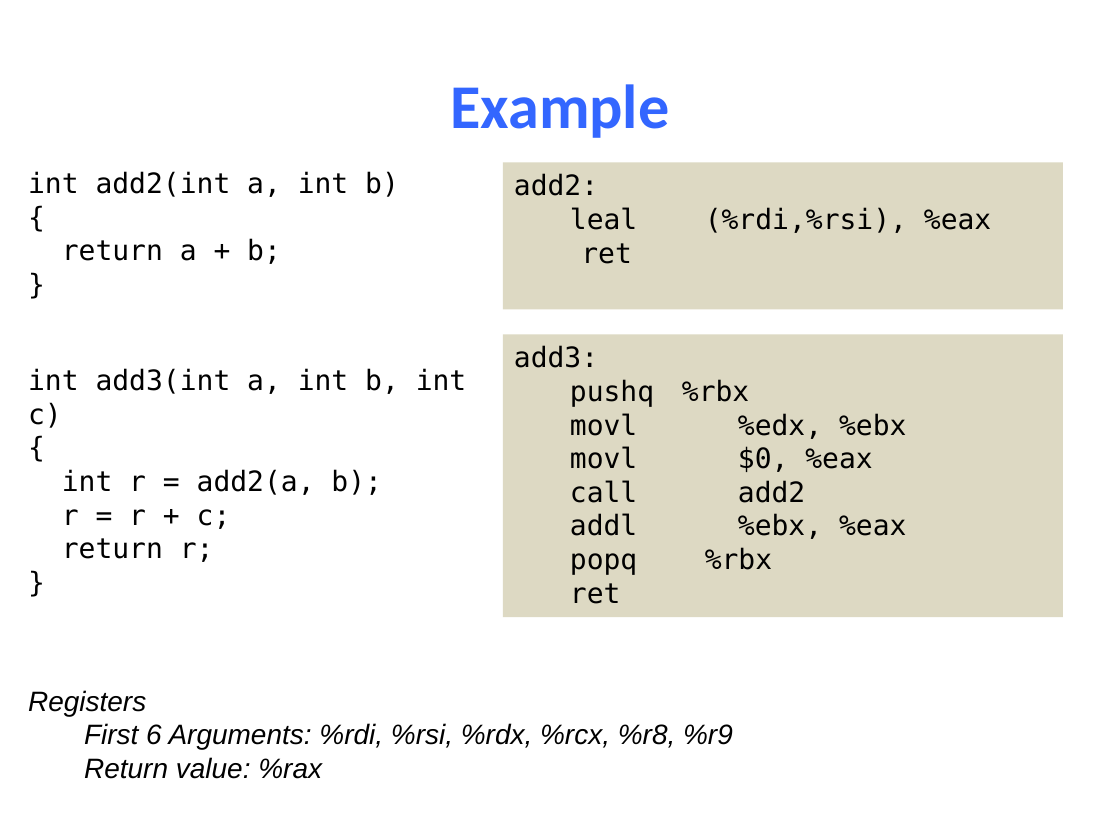
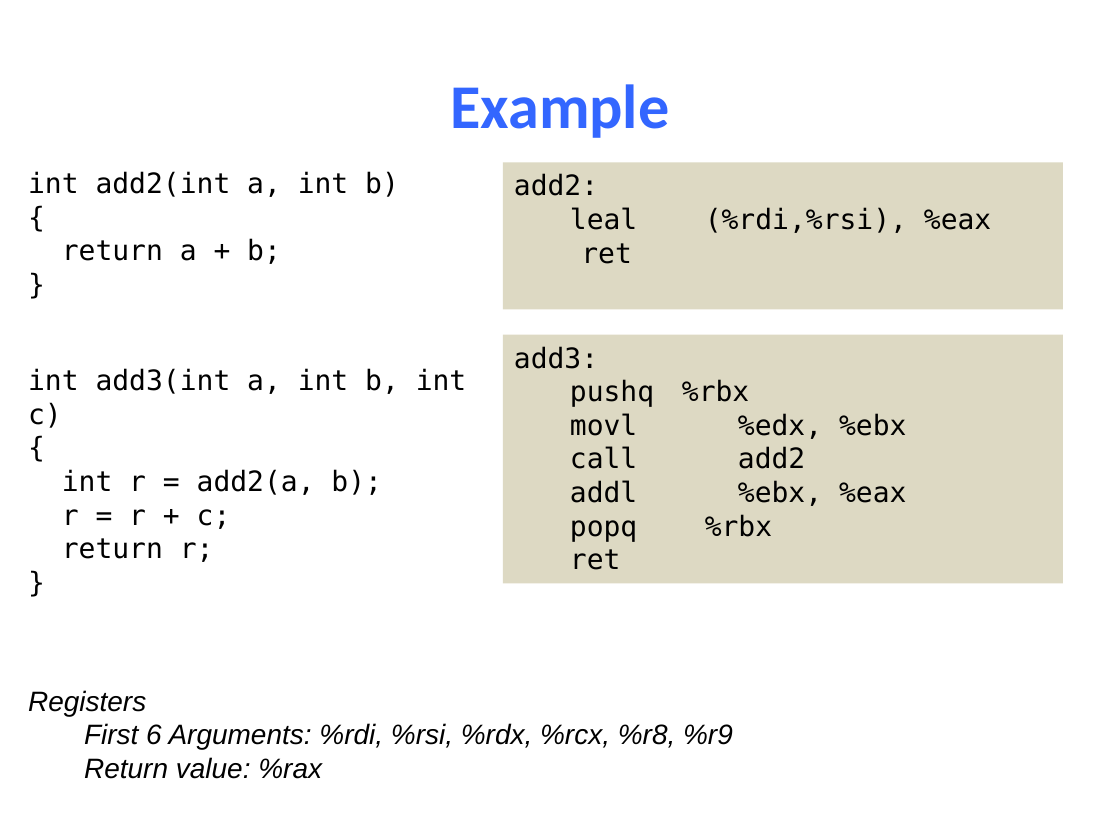
Before and after one commit to NYU-CSO/nyu-cso.github.io, a slide deck: slide 39 of notes/10-Machine_Procedure.pptx. Drawn at 1120x840 pixels with LibreOffice and Linux fonts; fonts in the diff are those of the drawing. Boxes give left, top, right and bottom in pixels: in the first picture for what was removed or moved away, otherwise in the second. Text is boxed around its words. In the diff, an @@ line names an element or a change of style, - is before the commit and + after.

```diff
--- a/notes/10-Machine_Procedure.pptx
+++ b/notes/10-Machine_Procedure.pptx
@@ rectangle "add3:": place and size @@
-rectangle "add3:" at (503, 335, 1063, 617)
+rectangle "add3:" at (503, 335, 1063, 584)
@@ text in rectangle at (570, 446, 872, 472): paragraph removed @@
-movl $0, %eax
```
Also in this commit, not shown: 6 other slides changed, 2 other files.
